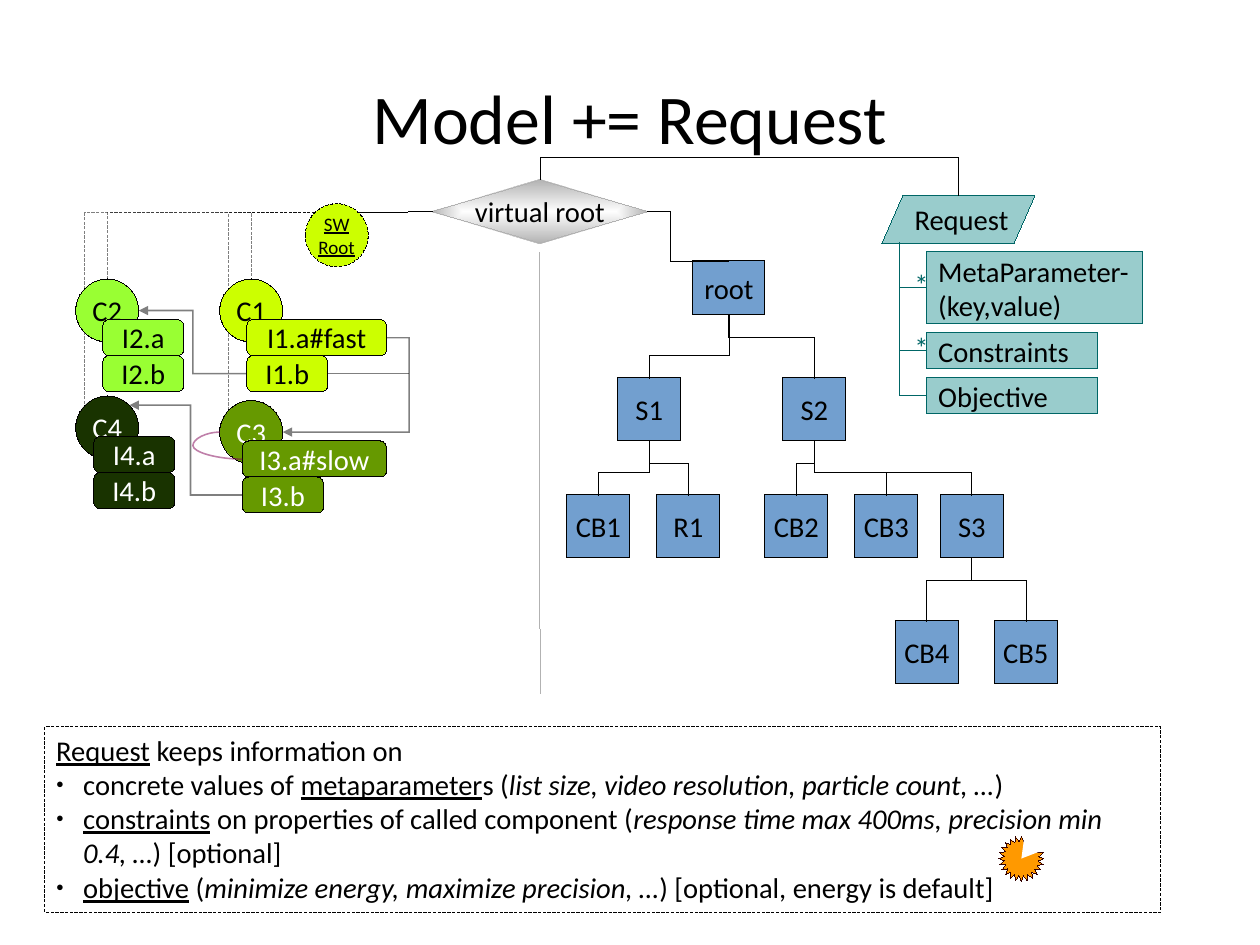
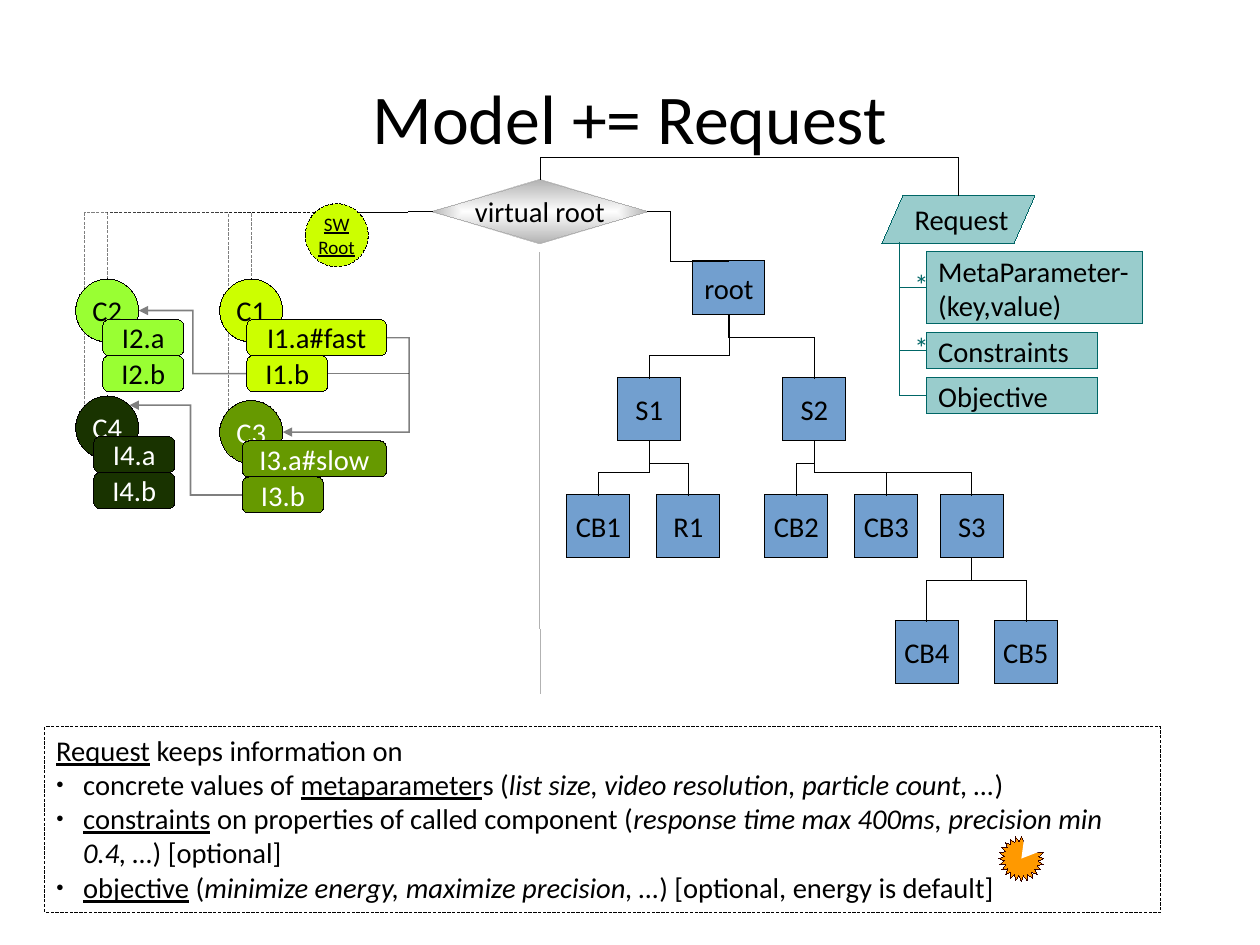
Before and after one commit to rene-schoene/racr-mquat, a slide deck: slide 5 of doc/the-model.odp. Drawn at 1260x945 pixels with LibreOffice and Linux fonts; fonts in the diff are those of the drawing. Boxes give left, top, right and bottom in pixels: in the first picture for what was removed or moved away, otherwise in the second. Text is boxed around its words. In the diff, an @@ line names an element or a change of style, - is before the commit and + after.

```diff
--- a/doc/the-model.odp
+++ b/doc/the-model.odp
@@ curved line removed from (220, 432) to (242, 460) @@
```
Also in this commit, not shown: 6 other slides changed, 3 slides added.
